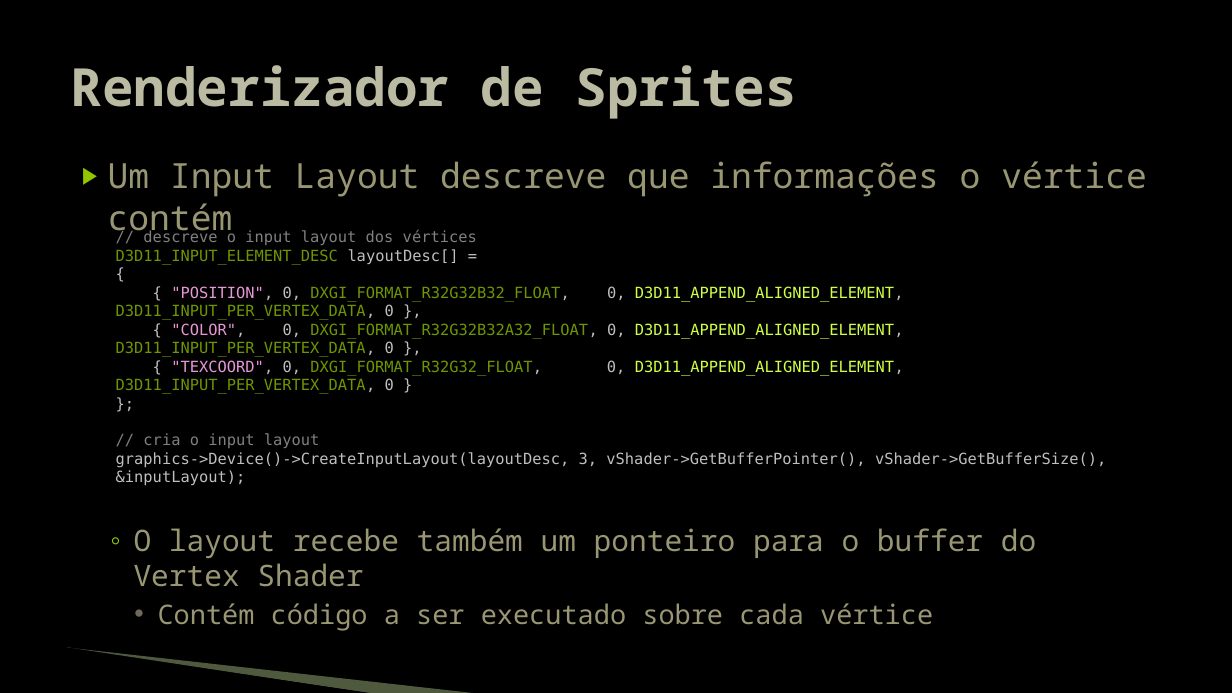
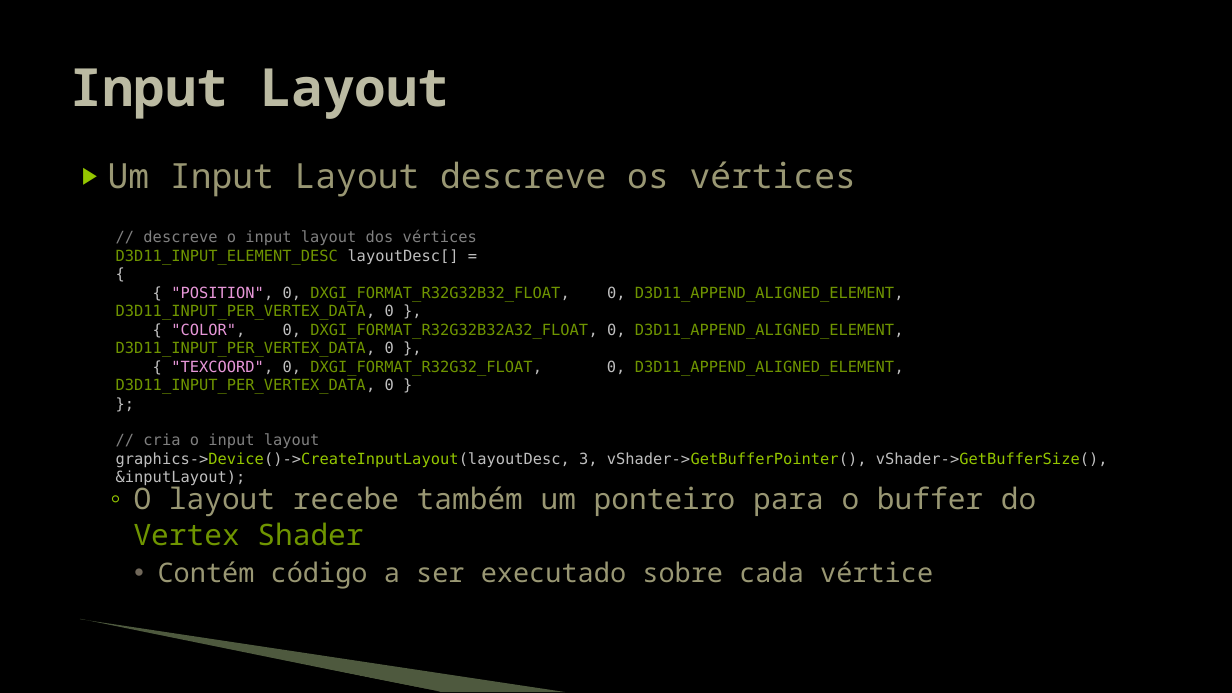
Before and after one commit to JudsonSS/Jogos, a slide deck: slide 8 of Slides/08. Desenho de Sprites.pptx. Drawn at 1232x693 pixels with LibreOffice and Linux fonts; fonts in the diff are those of the drawing; background and template pictures are left out. Boxes give left, top, right and bottom in pixels: in the first picture for what was removed or moved away, otherwise in the second. Text is boxed around its words. In the diff, an @@ line names an element or a change of style, - is before the commit and + after.

```diff
--- a/Slides/08. Desenho de Sprites.pptx
+++ b/Slides/08. Desenho de Sprites.pptx
@@ title at box(71, 68, 449, 119): text changed @@
-Renderizador de Sprites
+Input Layout
@@ text at box(108, 161, 856, 197): text changed @@
-▶ Um Input Layout descreve que informações o vértice contém
+▶ Um Input Layout descreve os vértices
@@ text at box(116, 286, 1108, 487): text colour #D0FF44 to #6F9400 in "D3D11_APPEND_ALIGNED_ELEMENT,", "D3D11_APPEND_ALIGNED_ELEMENT,", "D3D11_APPEND_ALIGNED_ELEMENT,"; text colour #BFBFBF to #94C600 in "graphics->Device()->CreateInputLayout(layoutDesc, vShader->G ..." @@
@@ text at box(134, 482, 1036, 546): text colour #999773 to #6F9400 in "Vertex Shader" @@
@@ freeform shape: place and size @@
-freeform shape at box(66, 649, 374, 693)
+freeform shape at box(78, 621, 440, 692)
@@ freeform shape: place and size @@
-freeform shape at box(67, 648, 481, 693)
+freeform shape at box(80, 619, 566, 692)
```
Also in this commit, not shown: 19 other slides changed.
